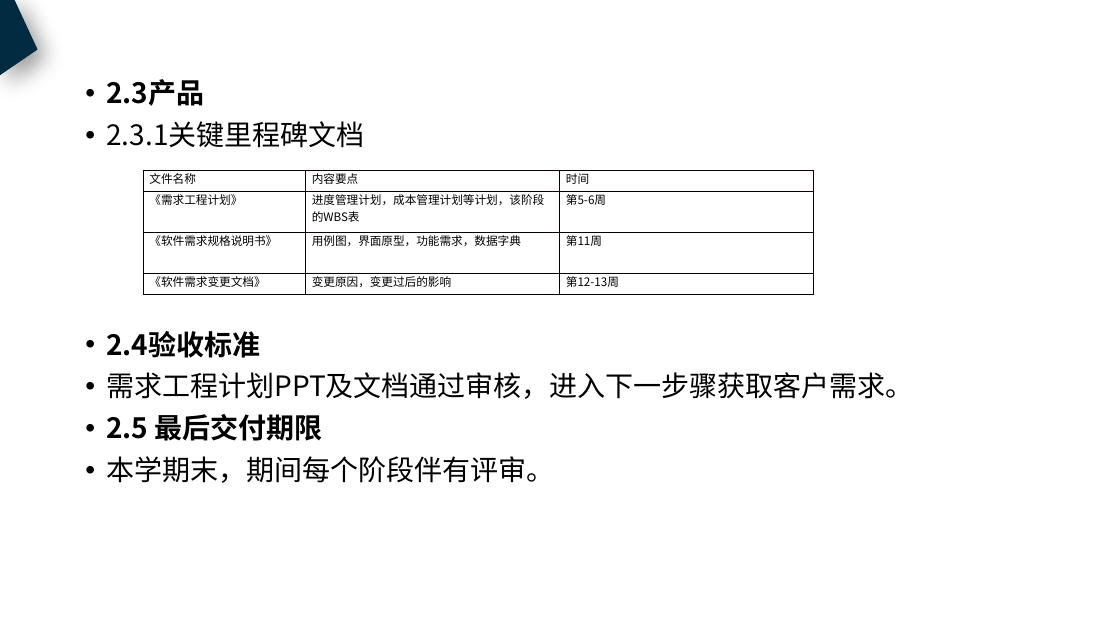
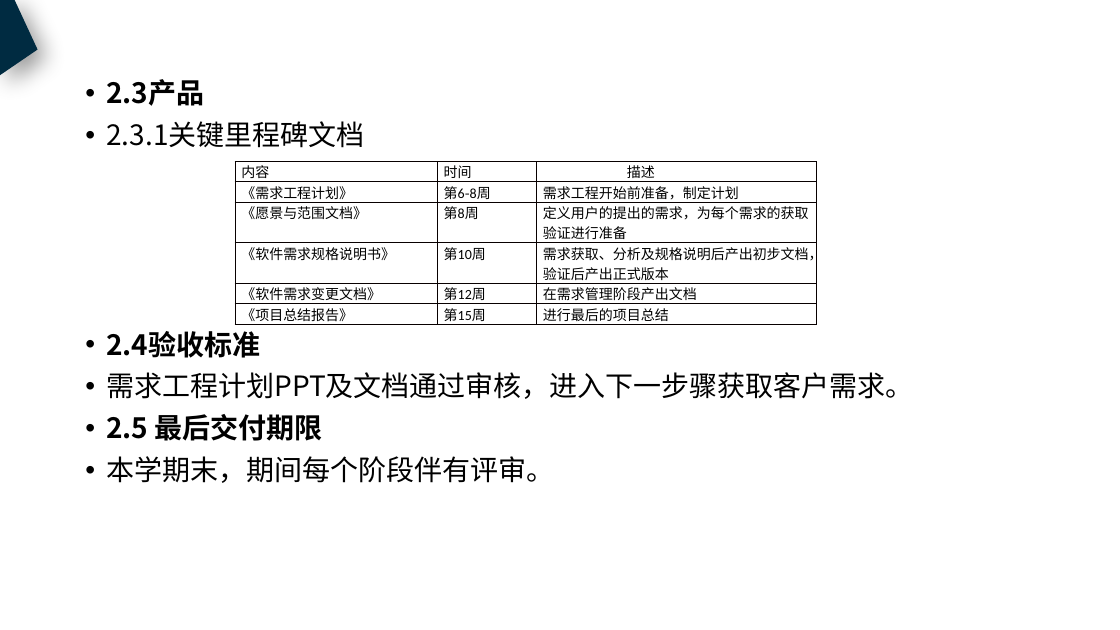
Before and after one commit to PRD2018-G18/PRD2018, a slide deck: slide 10 of 非受控文档/过程文档/需求工程计划.pptx. Drawn at 1120x630 pixels with LibreOffice and Linux fonts; fonts in the diff are those of the drawing. Boxes give left, top, right and bottom in pixels: in the first picture for what was removed or moved away, otherwise in the second. Text is boxed around its words. In the diff, an @@ line names an element or a change of style, - is before the commit and + after.

Commit message:
修改了的需求工程计划PPT

```diff
--- a/非受控文档/过程文档/需求工程计划.pptx
+++ b/非受控文档/过程文档/需求工程计划.pptx
@@ table at (235, 161, 817, 325) @@
-row 1: 文件名称 | 内容要点 | 时间
-row 2: 《需求工程计划》 | 进度管理计划，成本管理计划等计划，该阶段的WBS表 | 第5-6周
-row 3: 《软件需求规格说明书》 | 用例图，界面原型，功能需求，数据字典 | 第11周
-row 4: 《软件需求变更文档》 | 变更原因，变更过后的影响 | 第12-13周
+row 1: 内容 | 时间 | 描述
+row 2: 《需求工程计划》 | 第6-8周 | 需求工程开始前准备，制定计划
+row 3: 《愿景与范围文档》 | 第8周 | 定义用户的提出的需求，为每个需求的获取验证进行准备
+row 4: 《软件需求规格说明书》 | 第10周 | 需求获取、分析及规格说明后产出初步文档，验证后产出正式版本
+row 5: 《软件需求变更文档》 | 第12周 | 在需求管理阶段产出文档
+row 6: 《项目总结报告》 | 第15周 | 进行最后的项目总结
@@ table: place and size @@
-table at (143, 171, 813, 294)
+table at (235, 161, 817, 325)
```
Also in this commit, not shown: 47 other slides changed, 18 slides added, 1 slide removed.
